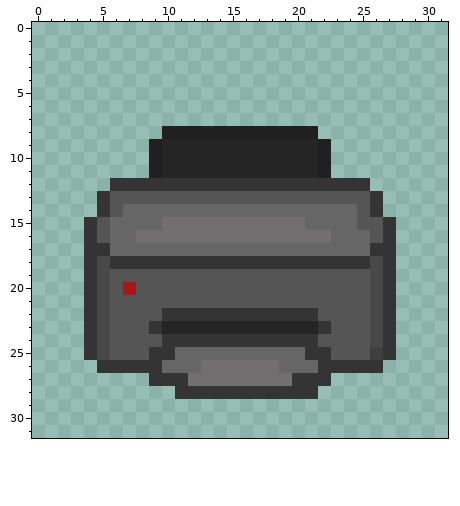
Two versions of one pixel-art sprite, OfficeDungeonCrawler/OfficeDungeonCrawler/Assets/Sprites/Printer/ShootingPrinterFront.png. Above is the file before it was changed.
The file is 32x32 pixels. Colours within 5 levels of each other are drawn and written as one.
After the commit:
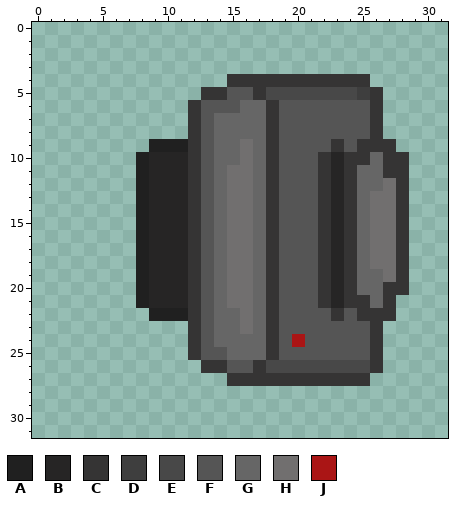
Palette (. is transparent): A #202020  B #262525  C #353434  D #3e3e3e  E #484848  F #555555  G #666666  H #716f6f  J #aa1515
The author wrote: the printers face the correct direction.
The edit:
Changed rows in their new state; - is an unchanged pixel.
first column x 4:
 4 -----------CCCCCCCCCCC---
 5 ---------CCFFCEEEEEEEDC--
 6 --------CFFFGGCFFFFFFFC--
 7 --------CFGGGGCFFFFFFFC--
 8 ------..CFGGGGCFFFFFFFC--
 9 ------AACFGGHGCFFFFCFCCC-
10 ----AB--CFGGHGCFFFCBCCGCC
11 ----AB--CFGHHGCFFFCBCGGCC
12 --..ABBB-FGHHG-FFF-B-GGHC
13 -...ABBBC-GHHGC---CBCGHHC
14 -...ABBBCF-HH-CFFFCBCGHHC
15 ....ABBBCFG--GCFFFCBCGHHC
16 ....ABBBCFG--GCFFFCBC-HHC
17 ....ABBBCF-HH-CFFFCBC-HHC
18 ....ABBB-FGHHG-FFF-B-GHHC
19 ....ABBBC-GHHGC---CBCGGHC
20 ....ABBBC-GHHGC---CBCGG-C
21 ....ABBBC-GHHGC---CBCCG--
22 .....AAA-FGGHG-FFF-C-CC--
23 ........CFGGHGCFFFF---C.-
24 ........-FGGGG-FJF----C.-
25 ........CFF---CFFFF---C.-
26 -........CCFFCEEEEEEEE---
27 -----......CCCCC---CCC---
28 -------...........-------
Pixel boxes of the changes (left, top, right, bottom) in both pictures:
changed: (84, 74, 409, 399)
